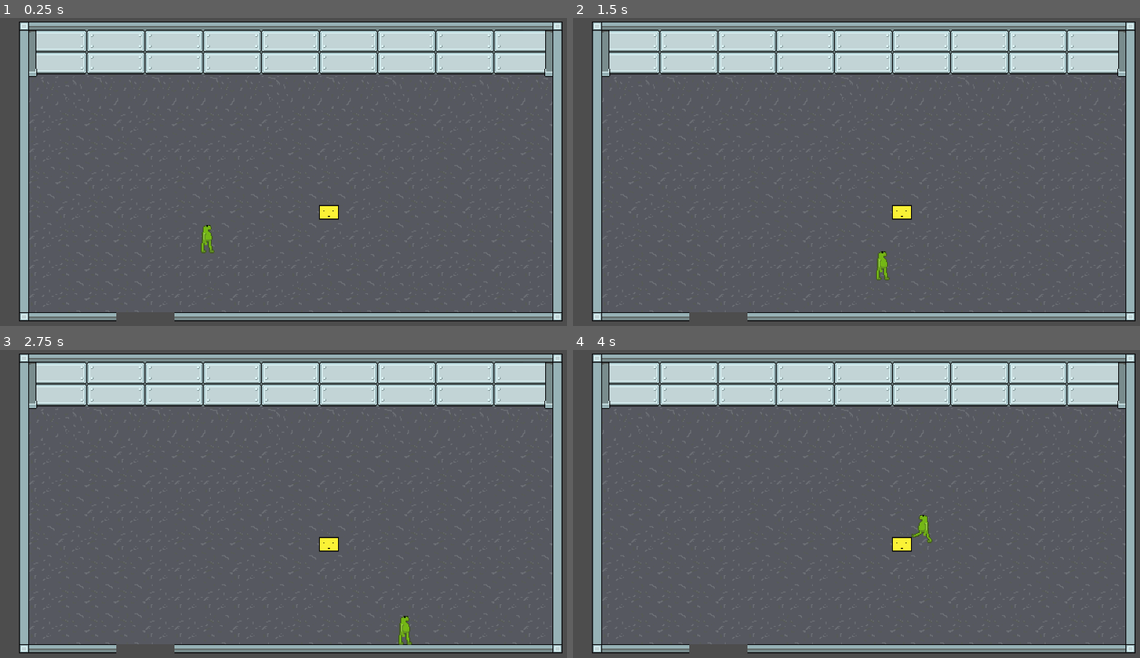
Above: before the commit, frames 1-4 (two rows, left to right).
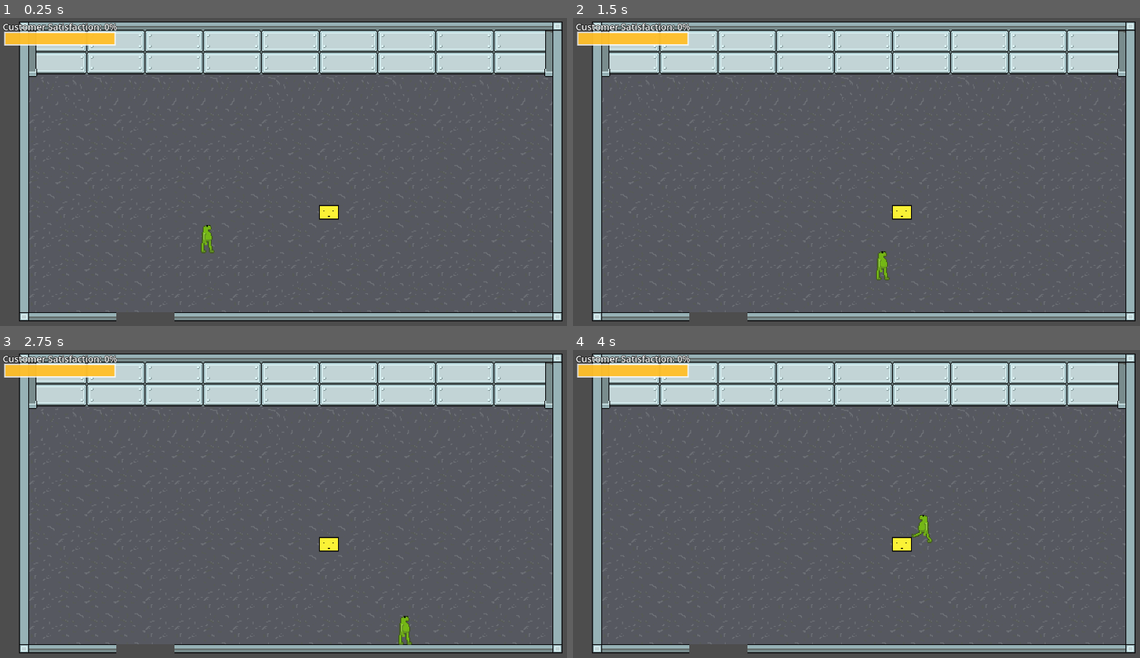
Above: after the commit, the same moments.

Repository: TomiZ87/spooky-game-jam-2025
Game: Godot game, scene res://scenes/room.tscn
The game is run twice, just before and just after one commit, with the same random seed, the same clock (stepped at 60 frames per second) and the same inputs.
Inputs:
- Up to frame 1 (0.25 s): no input
- Up to frame 2 (1.5 s): tap Enter at 0.5 s; hold D (move_right) 0.53-1.28 s; tap Q (player_pick_up_put_down) at 0.6, 1.35 s; tap Space at 1.25 s; hold S (move_down) from 1.28 s (still down)
- Up to frame 3 (2.75 s): tap Enter at 2 s; release S (move_down) at 2.03 s; hold D (move_right) from 2.03 s (still down); tap Q (player_pick_up_put_down) at 2.1 s
- Up to frame 4 (4 s): release D (move_right) at 2.78 s; hold W (move_up) 2.78-3.53 s; tap Q (player_pick_up_put_down) at 2.85, 3.6 s; hold A (move_left) from 3.53 s (still down)

The runs differ from the first frame. In frame 1, 1.2% of the frame differs, in the area x 0-21%, y 1-9%; in frame 2, 1.2%; in frame 3, 1.2%; in frame 4, 1.2%.

Commit message:
#10 feat: Create HUD bar

Diff:
--- /dev/null
+++ b/project/assets/scripts/satisfaction_bar.gd
@@ -0,0 +1,20 @@
+extends Control
+@onready var padding = 3
+@onready var max_bar_length = size.x - 2 * padding
+@onready var bar_height = size.y - 2 * padding
+var satisfaction_percentage = 0
+
+func _ready():
+	$Label.text = "Customer Satisfaction: 0%"
+
+func _draw():
+	draw_rect(Rect2(0, 0, size.x, size.y), Color(1, 1, 1, 0.8))
+	var stsf = 1
+	if stsf > 1:
+		stsf = 1
+	draw_rect(Rect2(padding, padding, max_bar_length * stsf, bar_height), Color(1, 0.7, 0, 0.8))
+
+func _on_timer_end(weight):
+	satisfaction_percentage -= weight
+	$Label.text = "Customer Satisfaction: " + satisfaction_percentage + "%"
+	queue_redraw()
--- /dev/null
+++ b/project/scenes/customer_satisfaction.tscn
@@ -0,0 +1,29 @@
+[gd_scene load_steps=4 format=3 uid="uid://dsetsh05u2ieu"]
+
+[ext_resource type="Script" uid="uid://j7ggwp2g6yno" path="res://assets/scripts/satisfaction_bar.gd" id="1_5es07"]
+
+[sub_resource type="LabelSettings" id="LabelSettings_c54w1"]
+font_size = 20
+outline_size = 4
+outline_color = Color(0.051970966, 0.05197096, 0.05197095, 1)
+
+[sub_resource type="GDScript" id="GDScript_yq7ne"]
+
+[node name="Control" type="Control"]
+layout_mode = 3
+anchors_preset = 0
+offset_left = 9.0
+offset_top = 30.0
+offset_right = 309.0
+offset_bottom = 90.0
+script = ExtResource("1_5es07")
+
+[node name="Label" type="Label" parent="."]
+layout_mode = 0
+offset_left = -3.0
+offset_top = -25.0
+offset_right = 272.0
+offset_bottom = 3.0
+text = "Customer Satisfaction: 100%"
+label_settings = SubResource("LabelSettings_c54w1")
+script = SubResource("GDScript_yq7ne")
--- a/project/scenes/room.tscn
+++ b/project/scenes/room.tscn
@@ -1,8 +1,9 @@
-[gd_scene load_steps=7 format=4 uid="uid://dmpeto3yqxjvm"]
+[gd_scene load_steps=8 format=4 uid="uid://dmpeto3yqxjvm"]
 
-[ext_resource type="Texture2D" uid="uid://dlyv2cbq4menu" path="res://assets/sprites/roomTileSet.png" id="1_36trf"]
+[ext_resource type="Texture2D" uid="uid://b0vk8hny5xx21" path="res://assets/sprites/roomTileSet.png" id="1_36trf"]
 [ext_resource type="PackedScene" uid="uid://c8arvx3x233ts" path="res://scenes/player.tscn" id="2_ffxv4"]
 [ext_resource type="PackedScene" uid="uid://dop628qw3t87d" path="res://scenes/dummy.tscn" id="3_85yof"]
+[ext_resource type="PackedScene" uid="uid://dsetsh05u2ieu" path="res://scenes/customer_satisfaction.tscn" id="4_14vil"]
 
 [sub_resource type="TileSetAtlasSource" id="TileSetAtlasSource_ffxv4"]
 texture = ExtResource("1_36trf")
@@ -63,3 +64,17 @@
 
 [node name="StaticBody2D" parent="." instance=ExtResource("3_85yof")]
 position = Vector2(330, 138)
+
+[node name="CanvasLayer" type="CanvasLayer" parent="."]
+layer = 2
+
+[node name="Control" parent="CanvasLayer" instance=ExtResource("4_14vil")]
+anchors_preset = -1
+anchor_left = 0.002
+anchor_top = 0.004
+anchor_right = 0.07
+anchor_bottom = 0.009000001
+offset_left = 6.4399996
+offset_top = 27.119999
+offset_right = 165.4
+offset_bottom = 54.52
Not shown, added: project/assets/scripts/satisfaction_bar.gd.uid
